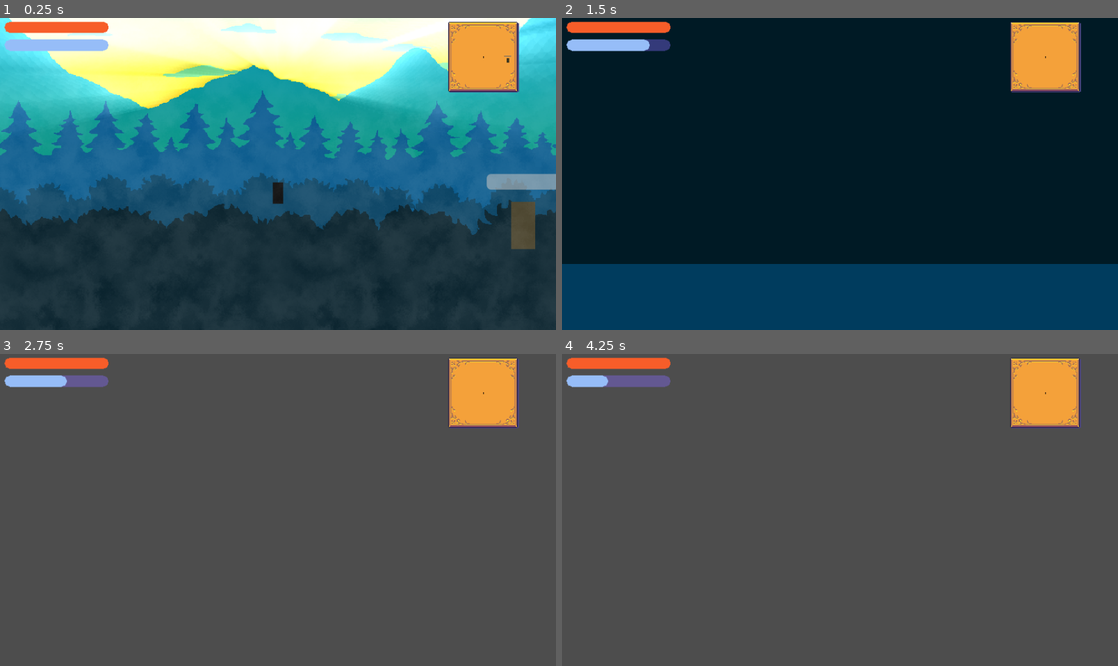
Above: before the commit, frames 1-4 (two rows, left to right).
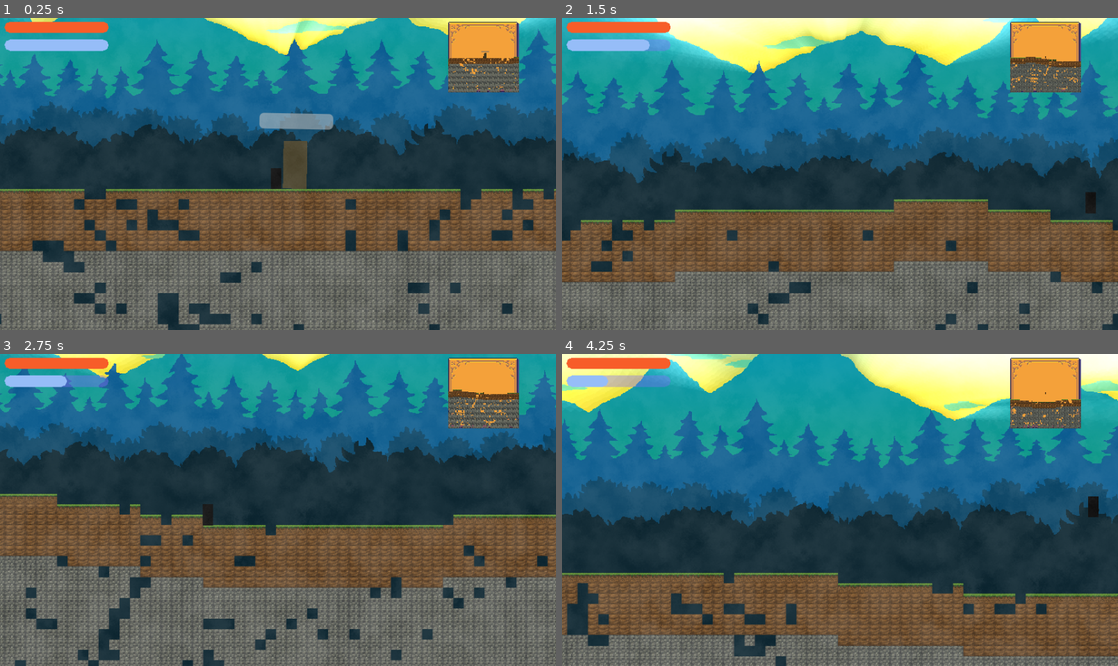
Above: after the commit, the same moments.

Repository: terriblepanic/first-game
Game: Godot game, scene res://scenes/Main.tscn
The game is run twice, just before and just after one commit, with the same random seed, the same clock (stepped at 60 frames per second) and the same inputs.
Inputs (mouse positions are in pixels of both pictures, inside the frame that each line leads up to):
- Up to frame 1 (0.25 s): no input
- Up to frame 2 (1.5 s): tap Enter at 0.5 s; move the mouse to (962, 158) at 0.52 s; hold D (move_right) from 0.53 s (still down); click (962, 158) at 0.6 s; tap Space (jump) at 0.77 s; move the mouse to (728, 189) at 1.27 s; right-click (728, 189) at 1.35 s
- Up to frame 3 (2.75 s): tap Space (jump) at 1.52 s; move the mouse to (333, 441) at 2.02 s; release D (move_right) at 2.03 s; hold A (move_left) from 2.03 s (still down); click (333, 441) at 2.1 s
- Up to frame 4 (4.25 s): move the mouse to (812, 572) at 2.77 s; release A (move_left) at 2.78 s; hold D (move_right) from 2.78 s (still down); right-click (812, 572) at 2.85 s; tap Space (jump) at 3.02, 3.77 s; move the mouse to (1006, 556) at 3.52 s; click (1006, 556) at 3.6 s

The runs differ from the first frame. In frame 1, 93% of the frame differs, in the area x 0-100%, y 0-100%; in frame 2, 91%; in frame 3, 85%; in frame 4, 94%.
Error before the commit: Parse Error: Function "has_property()" not found in base self. (res://scripts/world_generator.gd:29)

Commit message:
Fix terrain generation

Diff:
--- a/project.godot
+++ b/project.godot
@@ -14,6 +14,10 @@
 run/main_scene="res://scenes/Main.tscn"
 config/features=PackedStringArray("4.4", "Forward Plus")
 run/max_fps=60
+
+[autoload]
+
+TerrainData="*res://scripts/terrain_data.gd"
 
 [display]
 
--- a/scripts/debug_hud.gd
+++ b/scripts/debug_hud.gd
@@ -4,6 +4,7 @@
 @onready var player := world_map.get_node("Player")
 @onready var enemy := world_map.get_node("Enemy")
 @onready var tilemap := world_map.get_node("WorldMap")
+@onready var generator: WorldGenerator = world_map.generator
 
 var debug_visible: bool = false
 
@@ -16,21 +17,22 @@
 	if not debug_visible:
 		return
 
-	# размеры мира в тайлах
 	var W: int = world_map.world_width
 	var H: int = world_map.world_height
 
-	# углы карты в тайлах
 	var top_left: Vector2i = Vector2i(0, 0)
 	var top_right: Vector2i = Vector2i(W - 1, 0)
 	var bottom_left: Vector2i = Vector2i(0, H - 1)
 	var bottom_right: Vector2i = Vector2i(W - 1, H - 1)
 
-	# позиции игрока и врага в тайлах
 	var player_tile: Vector2i = world_map.position_to_cell(player.global_position)
 	var enemy_tile: Vector2i = world_map.position_to_cell(enemy.global_position)
 
-	# камера и размеры тайлов
+	# Получаем биом по X-позиции игрока
+	var biome_name := "?"
+	if generator:
+		biome_name = generator.get_biome(player_tile.x)
+
 	var camera := get_viewport().get_camera_2d()
 	var visible_tiles_x := 0
 	if camera:
@@ -47,23 +49,21 @@
 				if tile != air_id and tile != -1:
 					visible_tiles_x += 1
 
-	# FPS
 	var fps: int = round(Engine.get_frames_per_second())
 
-	# курсор
 	var world_mouse: Vector2 = tilemap.get_global_mouse_position()
 	var cursor_tile: Vector2i = world_map.position_to_cell(world_mouse)
 
-	# формируем текст
 	text = ""
-	text += "🌍 Мир (тайлов): %d × %d\n" % [W, H]
+	text += "🌍 Мир (тайлов):         %d × %d\n" % [W, H]
 	text += "🔼 Верх левый тайл:      %s\n" % str(top_left)
 	text += "🔼 Верх правый тайл:     %s\n" % str(top_right)
 	text += "🔽 Низ левый тайл:       %s\n" % str(bottom_left)
 	text += "🔽 Низ правый тайл:      %s\n" % str(bottom_right)
 	text += "👤 Игрок (тайл):         %s\n" % str(player_tile)
+	text += "🏞 Биом игрока:          %s\n" % biome_name
 	text += "👾 Враг (тайл):          %s\n" % str(enemy_tile)
-	text += "📦 Загружено чанков:      %d\n" % world_map._loaded_chunks.size()
-	text += "🧱 Видимые тайлы: %d\n" % visible_tiles_x
-	text += "🚀 FPS:                   %d\n" % fps
-	text += "🖱 Курсор (тайл):         %s" % str(cursor_tile)
+	text += "📦 Загружено чанков:     %d\n" % world_map._loaded_chunks.size()
+	text += "🧱 Видимые тайлы:        %d\n" % visible_tiles_x
+	text += "🚀 FPS:                  %d\n" % fps
+	text += "🖱 Курсор (тайл):        %s" % str(cursor_tile)
--- /dev/null
+++ b/scripts/terrain_data.gd
@@ -0,0 +1,25 @@
+extends Node  # важно для Autoload
+
+# Определение enum для всех типов террейна
+enum TerrainID {
+	AIR,
+	DIRT,
+	GRASS,
+	ORE_COPPER,
+	ORE_GOLD,
+	ORE_IRON,
+	SAND,
+	STONE
+}
+
+# Словарь сопоставления типа террейна с ID тайлов
+var SOURCE_ID := {
+	TerrainID.AIR: 0,
+	TerrainID.DIRT: 1,
+	TerrainID.GRASS: 2,
+	TerrainID.ORE_COPPER: 3,
+	TerrainID.ORE_GOLD: 4,
+	TerrainID.ORE_IRON: 5,
+	TerrainID.SAND: 6,
+	TerrainID.STONE: 7
+}
--- a/scripts/world_generator.gd
+++ b/scripts/world_generator.gd
@@ -1,5 +1,8 @@
 extends Object
 class_name WorldGenerator
+
+const TerrainID = TerrainData.TerrainID  # из Autoload
+var SOURCE_ID: Dictionary  # будет установлен в setup()
 
 # world parameters
 var world_height: int
@@ -14,42 +17,50 @@
 var cave_threshold: float
 var cave_threshold_depth_factor: float
 var ore_chances: Dictionary
-var SOURCE_ID: Dictionary
 
 const ORE_DEPTH := {"copper": 30, "iron": 40, "gold": 50}
 
-var noise_surface := FastNoiseLite.new()
-var noise_biome := FastNoiseLite.new()
-var noise_cave := FastNoiseLite.new()
-var noise_cave2 := FastNoiseLite.new()
+var noise_surface: FastNoiseLite
+var noise_biome: FastNoiseLite
+var noise_cave: FastNoiseLite
+var noise_cave2: FastNoiseLite
 
 
 func setup(params: Dictionary) -> void:
+	SOURCE_ID = TerrainData.SOURCE_ID  # инициализация
+
 	for key in params.keys():
-		if has_property(key):
+		if key in self:
 			self.set(key, params[key])
+
+	noise_surface = FastNoiseLite.new()
+	noise_biome = FastNoiseLite.new()
+	noise_cave = FastNoiseLite.new()
+	noise_cave2 = FastNoiseLite.new()
+
 	_init_noises()
 
 
 func _init_noises() -> void:
-	var seed := randi()
-	noise_surface.seed = seed
+	var seed_val := randi()
+
+	noise_surface.seed = seed_val
 	noise_surface.noise_type = FastNoiseLite.TYPE_PERLIN
 	noise_surface.frequency = 0.015
 	noise_surface.fractal_type = FastNoiseLite.FRACTAL_FBM
 	noise_surface.fractal_octaves = 4
 
-	noise_biome.seed = seed + 1
+	noise_biome.seed = seed_val + 1
 	noise_biome.noise_type = FastNoiseLite.TYPE_SIMPLEX
 	noise_biome.frequency = 0.001
 
-	noise_cave.seed = seed + 2
+	noise_cave.seed = seed_val + 2
 	noise_cave.noise_type = FastNoiseLite.TYPE_SIMPLEX
 	noise_cave.frequency = 0.1
 	noise_cave.domain_warp_enabled = true
 	noise_cave.domain_warp_type = FastNoiseLite.DOMAIN_WARP_SIMPLEX
 
-	noise_cave2.seed = seed + 3
+	noise_cave2.seed = seed_val + 3
 	noise_cave2.noise_type = FastNoiseLite.TYPE_SIMPLEX
 	noise_cave2.frequency = 0.05
 	noise_cave2.domain_warp_enabled = true
@@ -57,6 +68,8 @@
 
 
 func get_biome(x: int) -> String:
+	if noise_biome == null:
+		return "forest"
 	var val := noise_biome.get_noise_2d(x, 0)
 	if val < -0.3:
 		return "desert"
@@ -66,6 +79,8 @@
 
 
 func surface_height(x: int, biome: String) -> int:
+	if noise_surface == null:
+		return surface_base
 	var amp := surface_amp
 	match biome:
 		"desert":
@@ -76,11 +91,13 @@
 
 
 func is_cave(x: int, y: int) -> bool:
+	if noise_cave == null or noise_cave2 == null:
+		return false
 	var threshold := cave_threshold - cave_threshold_depth_factor * float(y) / float(world_height)
 	return noise_cave.get_noise_2d(x, y) > threshold or noise_cave2.get_noise_2d(x, y) > threshold
 
 
-func terrain_for_cell(x: int, y: int, surface_h: int, ore_start: int, biome: String) -> int:
+func terrain_for_cell(_x: int, y: int, surface_h: int, ore_start: int, biome: String) -> int:
 	if y == surface_h:
 		match biome:
 			"desert":
@@ -90,9 +107,9 @@
 			_:
 				if surface_h >= sea_level and surface_h <= sea_level + beach_width:
 					return TerrainID.SAND
-				return TerrainID.GRASS
+				return TerrainID.DIRT
 	elif biome == "forest" and y <= surface_h + dirt_depth:
-		return TerrainID.DIRT
+		return TerrainID.GRASS
 	elif biome == "desert" and y <= surface_h + sand_depth:
 		return TerrainID.SAND
 	elif y >= ore_start:
Not shown, added: scripts/terrain_data.gd.uid
Not shown, added: scripts/world_generator.gd.uid
